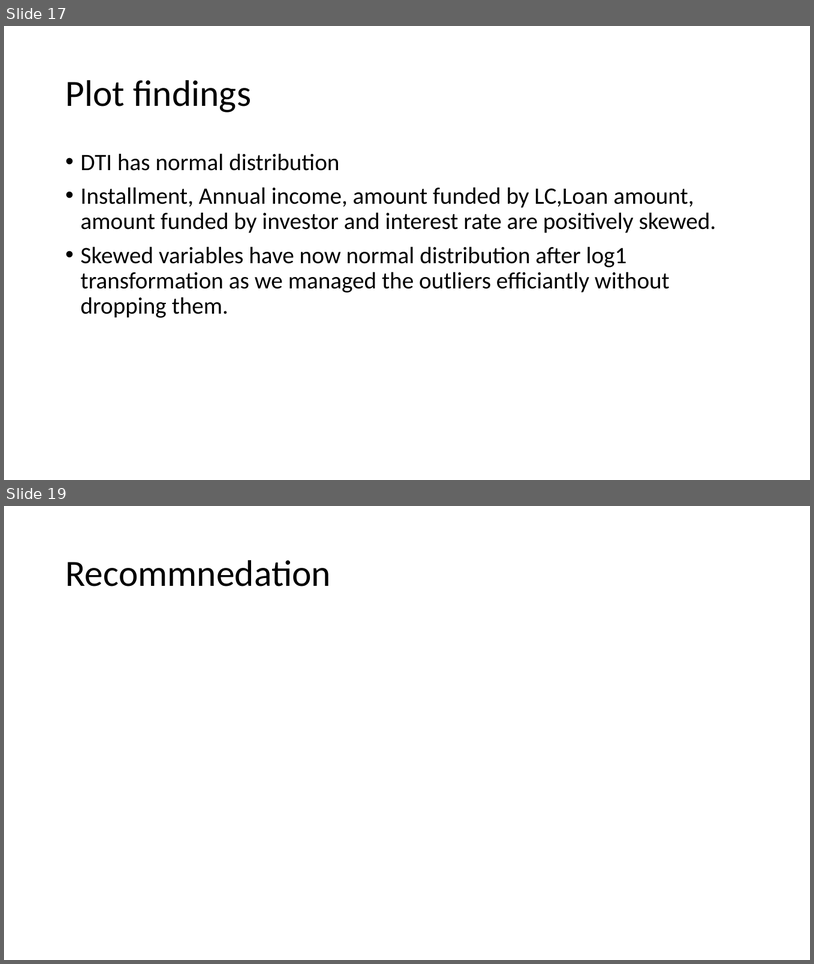
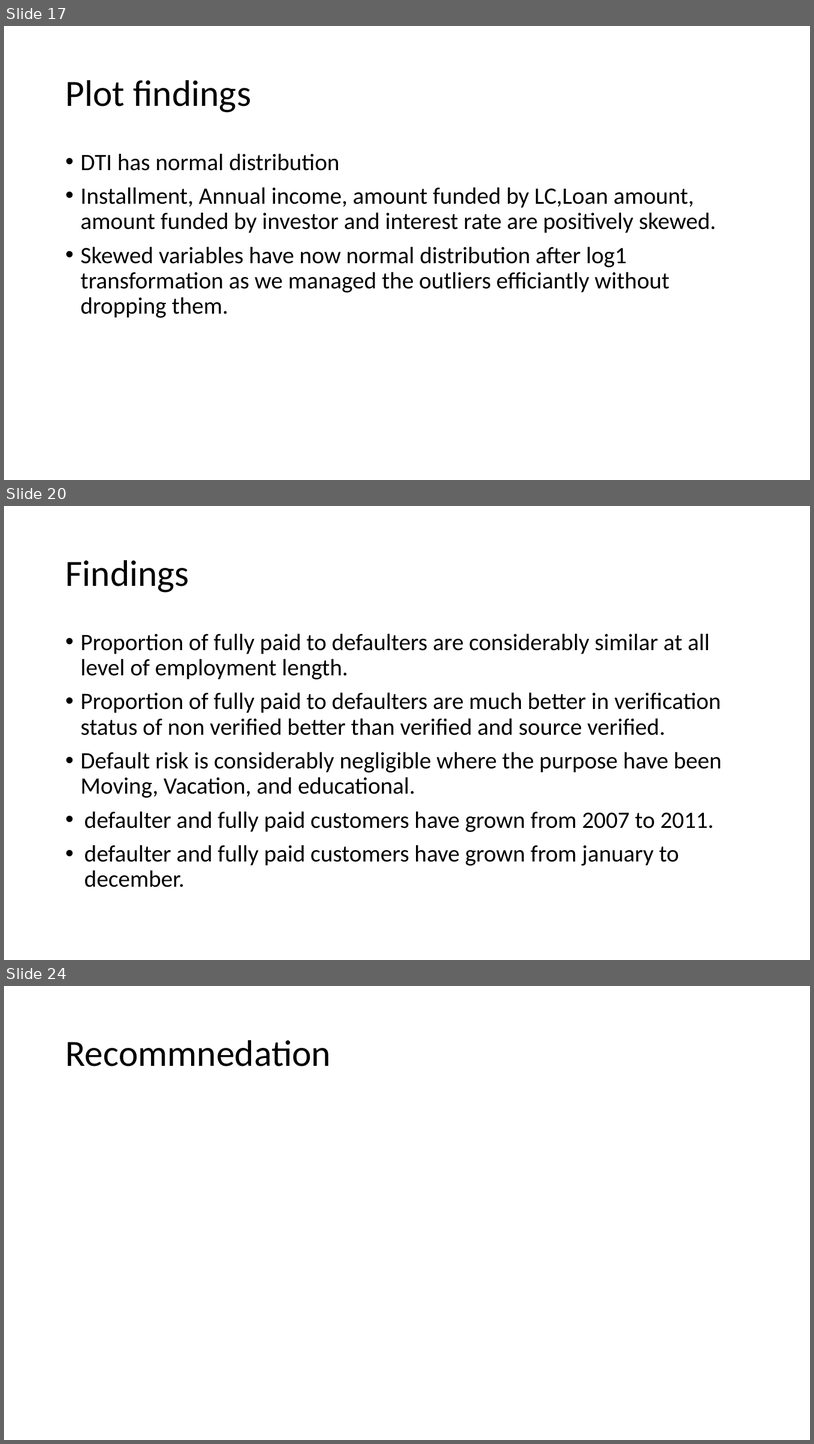
Before and after one commit to CharlieThomasCTG/LendingClubEDA, a slide deck: EDA LENDING CLUB.pptx. Shown one above the other, each under a label of ours: slides 17 and 19 before the commit, slides 17, 20 and 24 after it; the slides between them are not shown. The pictures are 814x964 and 814x1444 pixels, drawn with LibreOffice and Linux fonts; fonts in the diff are those of the drawing. Boxes give left, top, right and bottom in pixels: in the first picture for what was removed or moved away, otherwise in the second. Text is boxed around its words. In the diff, an @@ line names an element or a change of style, - is before the commit and + after.

```diff
--- a/EDA LENDING CLUB.pptx
+++ b/EDA LENDING CLUB.pptx
@@ slide 20 added at (4,506,810,960), background #FFFFFF @@
@@ title added at (65,560,189,592), 44 pt, text #000000 @@
+Findings
@@ text added at (81,633,722,887), 28 pt, text #000000 @@
+• Proportion of fully paid to defaulters are considerably similar at all level of employment length.
+• Proportion of fully paid to defaulters are much better in verification status of non verified better than verified and source verified.
+• Default risk is considerably negligible where the purpose have been Moving, Vacation, and educational.
+• defaulter and fully paid customers have grown from 2007 to 2011.
+• defaulter and fully paid customers have grown from january to december.
@@ what was slide 19 is now slide 24 @@
```
Also in this commit, not shown: 6 slides changed, 5 other slides added, 1 slide removed.
